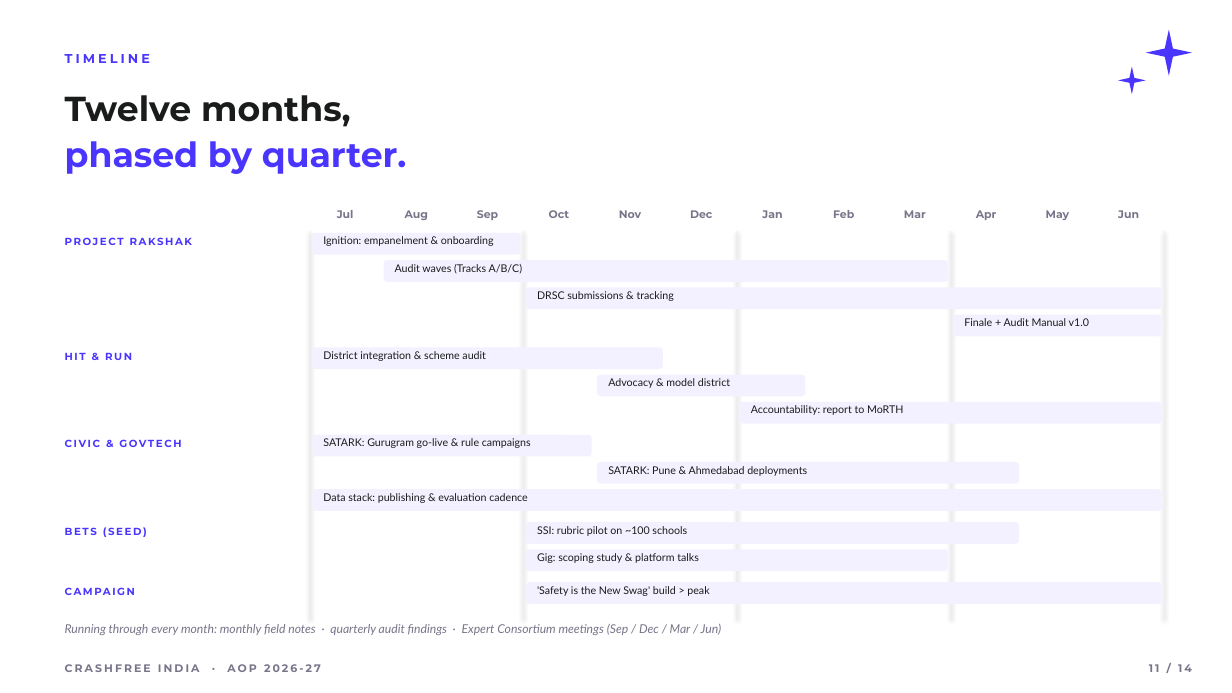
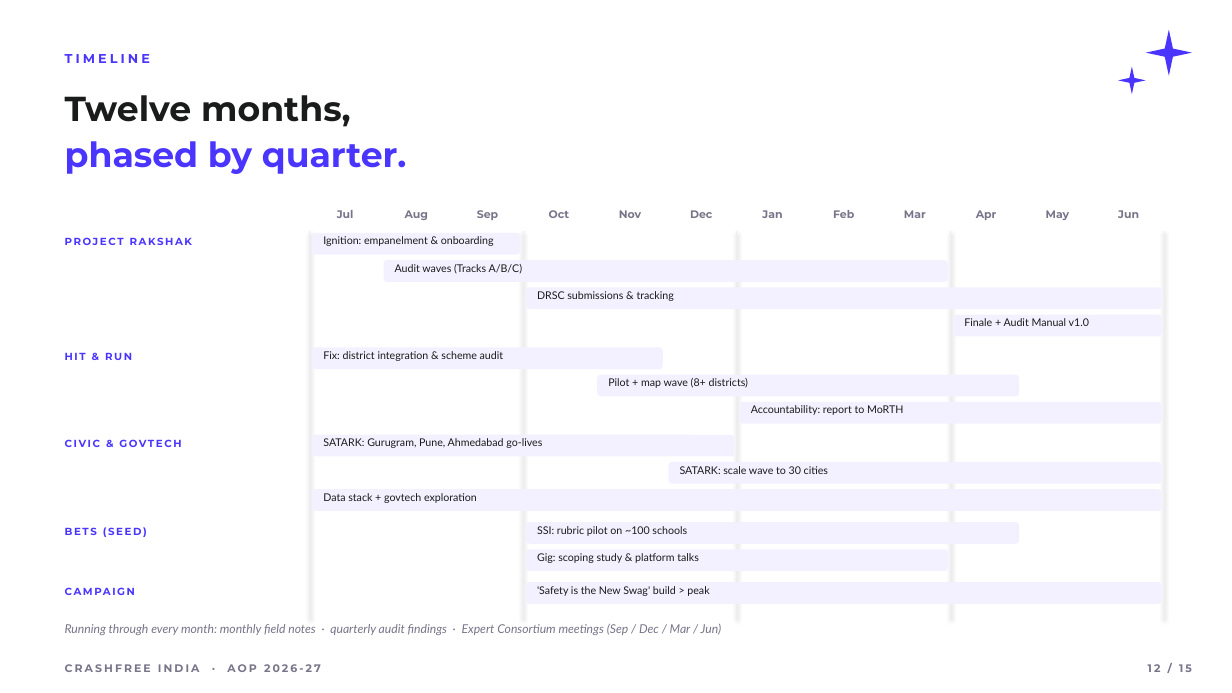
Before and after one commit to akhtar-cfi/personal-random-builds, a slide deck: slide 12 of aop-2026-27/CFI_AOP_2026-27.pptx (slide 11 before the commit). Drawn at 1232x693 pixels with LibreOffice and Linux fonts; fonts in the diff are those of the drawing. Boxes give left, top, right and bottom in pixels: in the first picture for what was removed or moved away, otherwise in the second. Text is boxed around its words. In the diff, an @@ line names an element or a change of style, - is before the commit and + after.

```diff
--- a/aop-2026-27/CFI_AOP_2026-27.pptx
+++ b/aop-2026-27/CFI_AOP_2026-27.pptx
@@ text at (323, 351, 504, 361): text changed @@
-District integration & scheme audit
+Fix: district integration & scheme audit
@@ rounded rectangle: place and size @@
-rounded rectangle at (597, 374, 805, 396)
+rounded rectangle at (597, 374, 1019, 396)
@@ text at (608, 378, 748, 388): text changed @@
-Advocacy & model district
+Pilot + map wave (8+ districts)
@@ rounded rectangle: place and size @@
-rounded rectangle at (312, 435, 592, 457)
+rounded rectangle at (312, 435, 735, 457)
@@ text at (323, 438, 542, 448): text changed @@
-SATARK: Gurugram go-live & rule campaigns
+SATARK: Gurugram, Pune, Ahmedabad go-lives
@@ rounded rectangle: place and size @@
-rounded rectangle at (597, 462, 1019, 483)
+rounded rectangle at (668, 462, 1162, 483)
@@ text at (680, 466, 828, 474): text changed @@
-SATARK: Pune & Ahmedabad deployments
+SATARK: scale wave to 30 cities
@@ text at (323, 493, 477, 503): text changed @@
-Data stack: publishing & evaluation cadence
+Data stack + govtech exploration
@@ text at (1148, 664, 1192, 672): text changed @@
-11 / 14
+12 / 15
```
Also in this commit, not shown: 12 other slides changed, 1 slide added, 5 other files.
